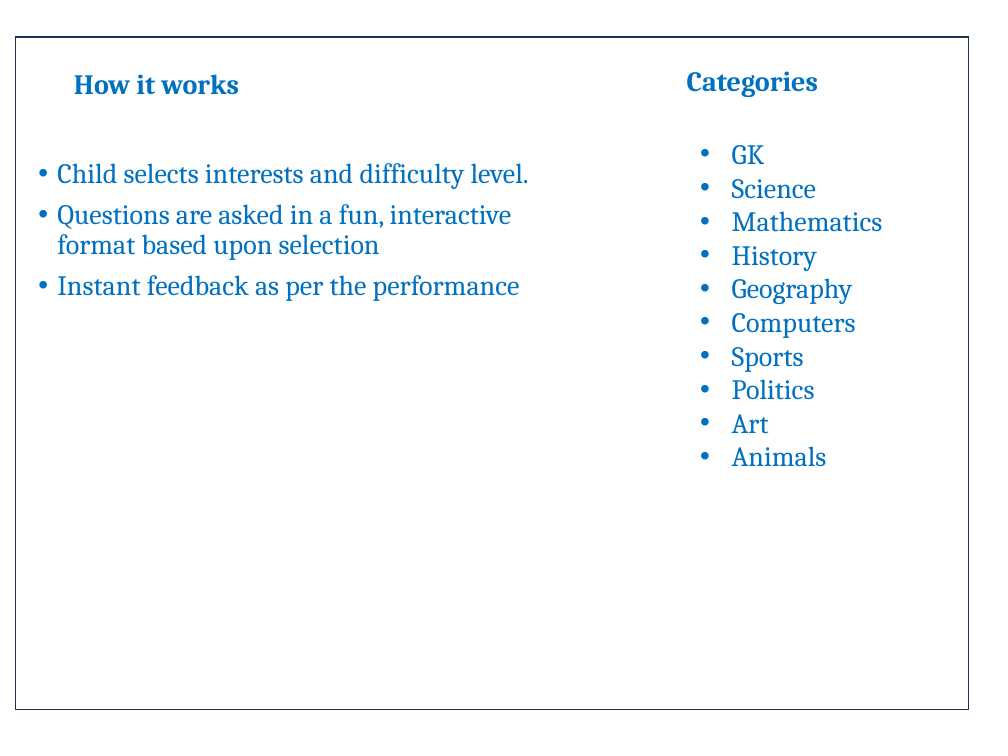
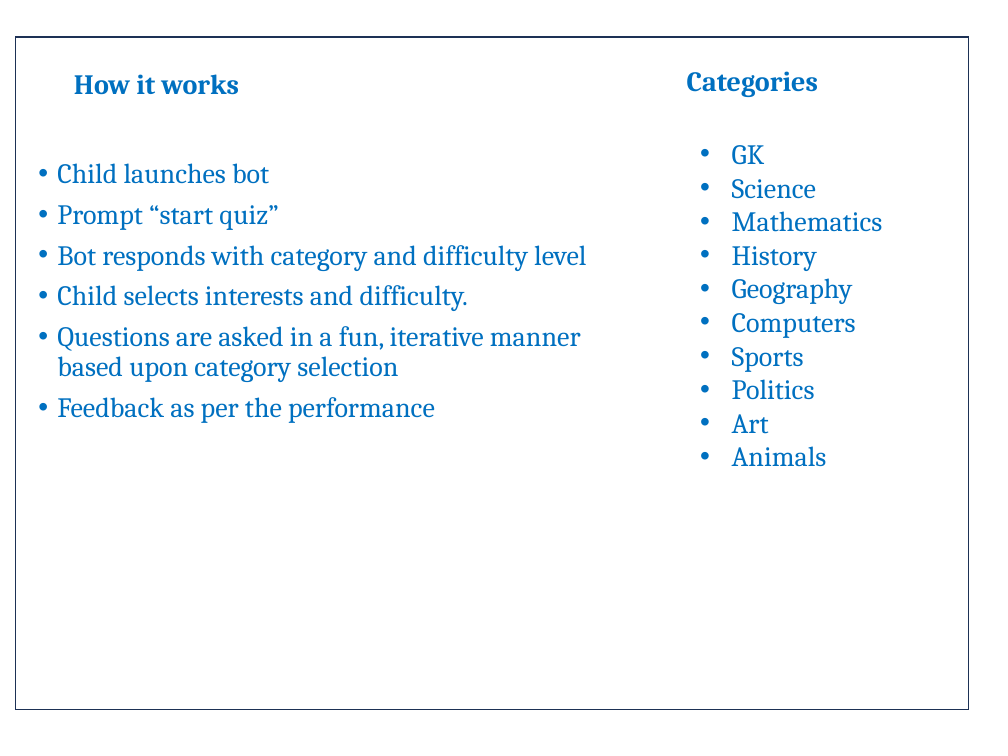
Before and after one commit to mandanaarti/team16_apibot, a slide deck: slide 3 of Team_16-Brainy_Buds_Presentation.pptx. Drawn at 1008x756 pixels with LibreOffice and Linux fonts; fonts in the diff are those of the drawing. Boxes give left, top, right and bottom in pixels: in the first picture for what was removed or moved away, otherwise in the second. Text is boxed around its words. In the diff, an @@ line names an element or a change of style, - is before the commit and + after.

```diff
--- a/Team_16-Brainy_Buds_Presentation.pptx
+++ b/Team_16-Brainy_Buds_Presentation.pptx
@@ text at bbox=[57, 163, 586, 423]: text changed @@
-• Child selects interests and difficulty level.
-• Questions are asked in a fun, interactive format based upon selection
-• Instant feedback as per the performance
+• Child launches bot
+• Prompt “start quiz”
+• Bot responds with category and difficulty level
+• Child selects interests and difficulty.
+• Questions are asked in a fun, iterative manner based upon category selection
+• Feedback as per the performance
```
Also in this commit, not shown: 1 other slide changed.
